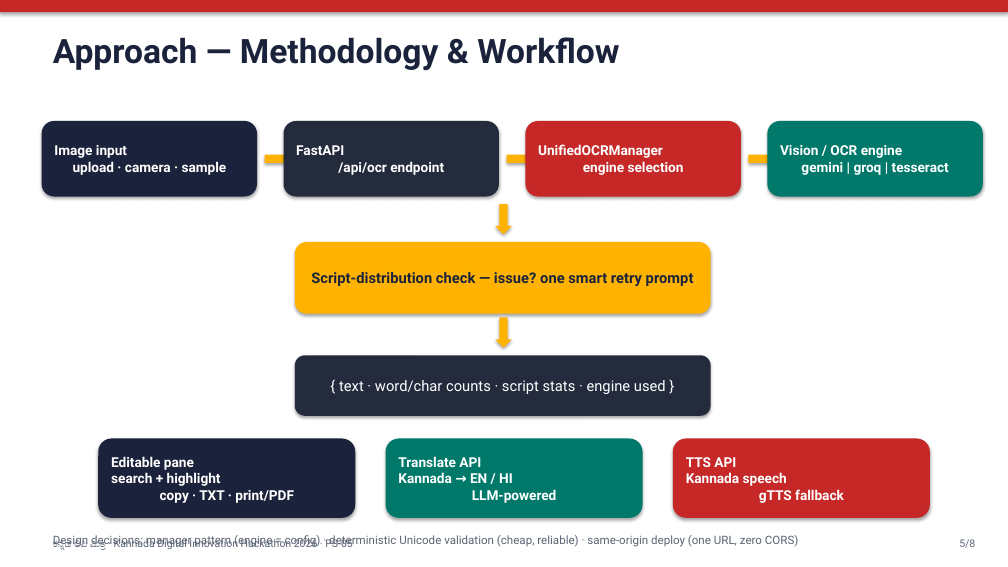
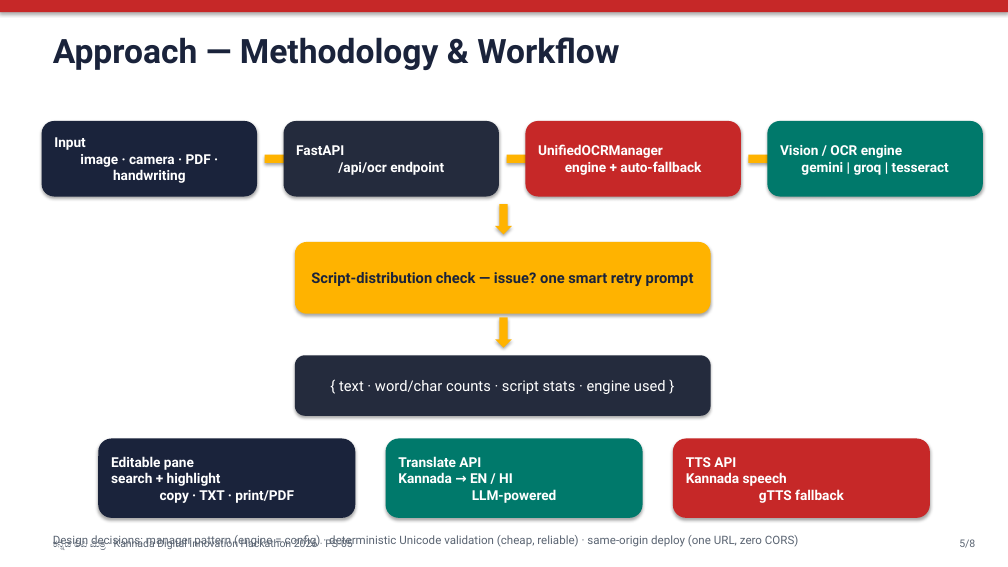
Before and after one commit to Ritika-Bhati-2266/Kannada-Text-Digitization, a slide deck: slide 5 of docs/Kannada_Lipi_Mitra_Presentation.pptx. Drawn at 1008x567 pixels with LibreOffice and Linux fonts; fonts in the diff are those of the drawing. Boxes give left, top, right and bottom in pixels: in the first picture for what was removed or moved away, otherwise in the second. Text is boxed around its words. In the diff, an @@ line names an element or a change of style, - is before the commit and + after.

Commit message:
docs: sync deck & video script with PDF, handwriting and engine-selector features

```diff
--- a/docs/Kannada_Lipi_Mitra_Presentation.pptx
+++ b/docs/Kannada_Lipi_Mitra_Presentation.pptx
@@ text in rounded rectangle at <box>54,137,211,183</box>: text changed @@
-Image input
-upload · camera · sample
+Input
+image · camera · PDF · handwriting
@@ text in rounded rectangle at <box>538,144,701,175</box>: text changed @@
-UnifiedOCRManager
-engine selection
+UnifiedOCRManager
+engine + auto-fallback
```
Also in this commit, not shown: 3 other slides changed, 2 other files.
